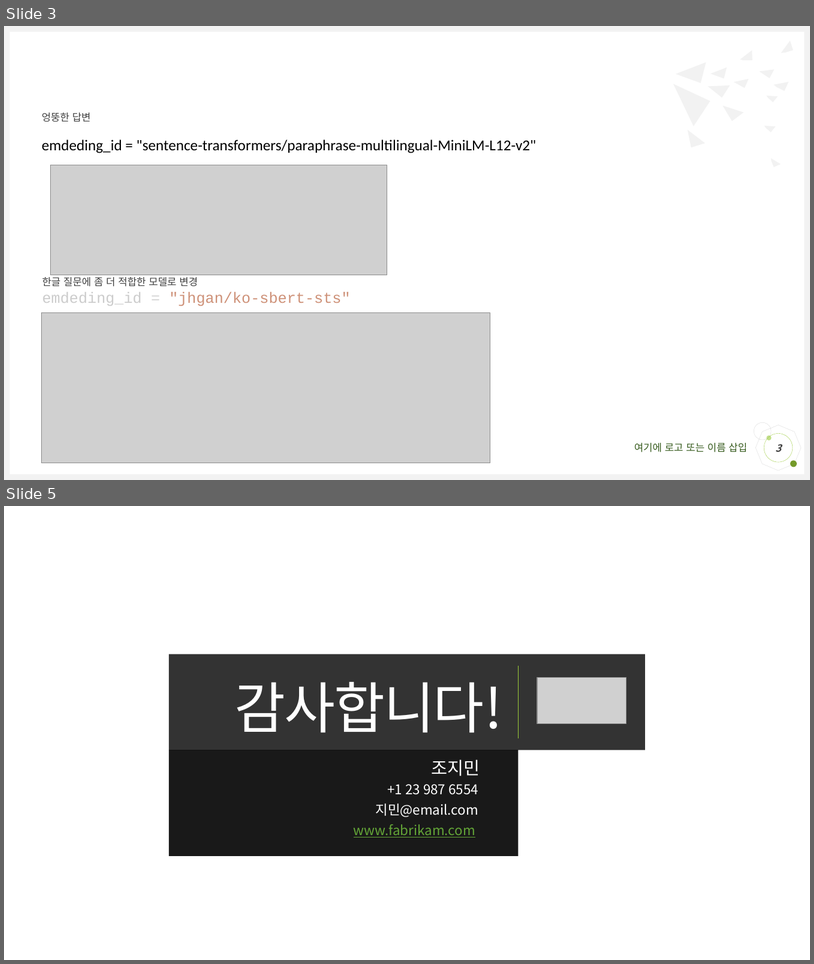
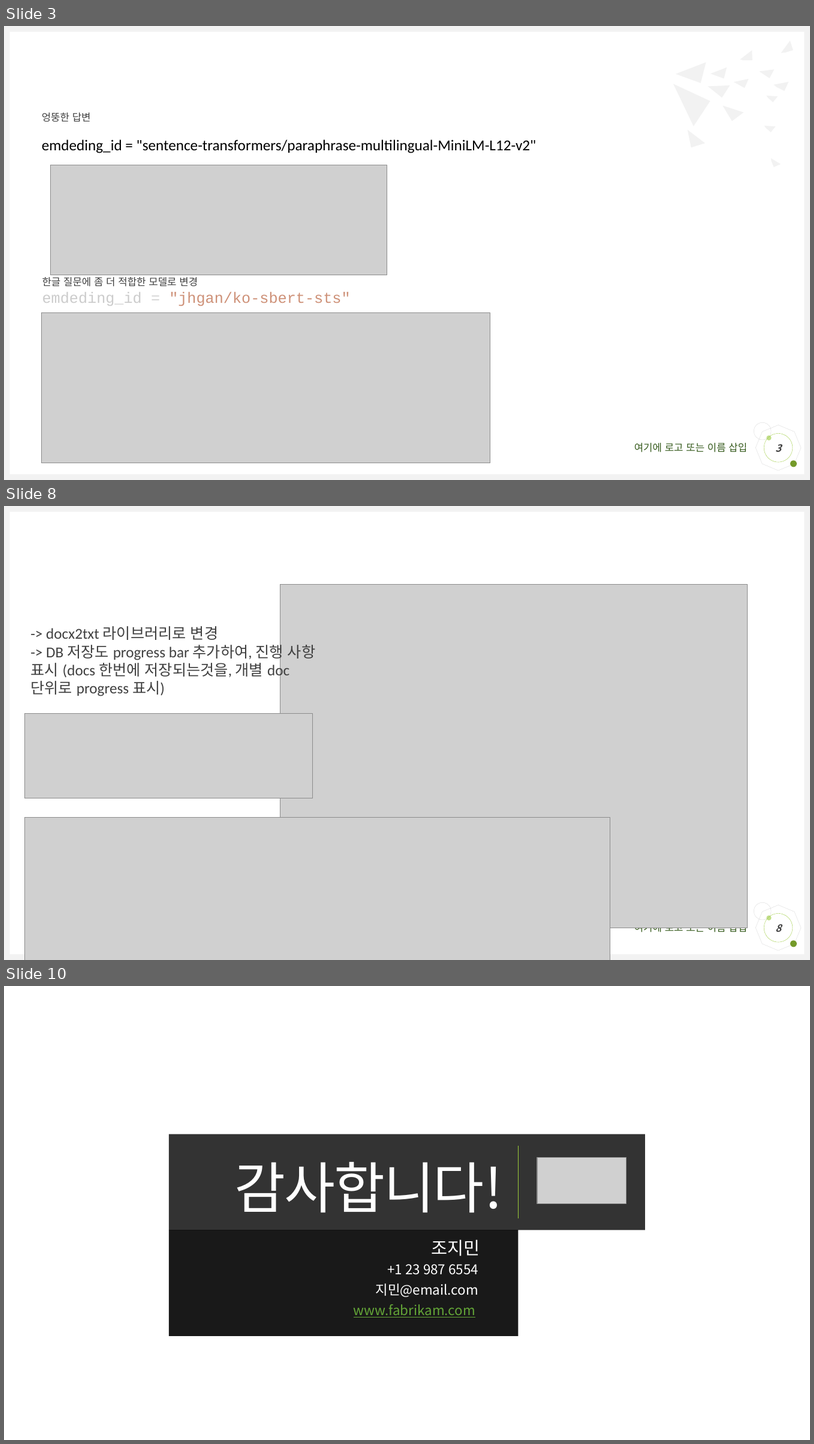
Before and after one commit to Wonchul08Lee/GenAI, a slide deck: Report.pptx. Shown one above the other, each under a label of ours: slides 3 and 5 before the commit, slides 3, 8 and 10 after it; the slides between them are not shown. The pictures are 814x964 and 814x1444 pixels, drawn with LibreOffice and Linux fonts; fonts in the diff are those of the drawing; grey boxes stand for pictures; background and template pictures are left out. Boxes give left, top, right and bottom in pixels: in the first picture for what was removed or moved away, otherwise in the second. Text is boxed around its words. In the diff, an @@ line names an element or a change of style, - is before the commit and + after.

```diff
--- a/Report.pptx
+++ b/Report.pptx
@@ slide 8 added at box(4, 506, 810, 960), background #FFFFFF; not listed: 9 template elements that a slide beside it also shows @@
@@ picture added at box(281, 584, 748, 928) @@
@@ text added at box(30, 626, 315, 696), 18 pt, text #404040 @@
+-> docx2txt 라이브러리로 변경
+-> DB 저장도 progress bar 추가하여, 진행 사항 표시 (docs 한번에 저장되는것을, 개별 doc 단위로 progress 표시)
@@ picture added at box(24, 714, 312, 798) @@
@@ picture added at box(24, 817, 611, 960) @@
@@ page number added at box(764, 913, 793, 942), outline #9ACB39 0.25 pt, 12 pt, text #404040, bold, italic @@
+8
@@ what was slide 5 is now slide 10 @@
```
Also in this commit, not shown: 5 other slides added, 1 slide removed.
